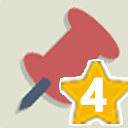
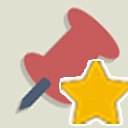
Before/after of a 128x128 layered artwork. What changed in the layer stack:
added layer "Calque 3" above "3" over [0, 0, 128, 128]
